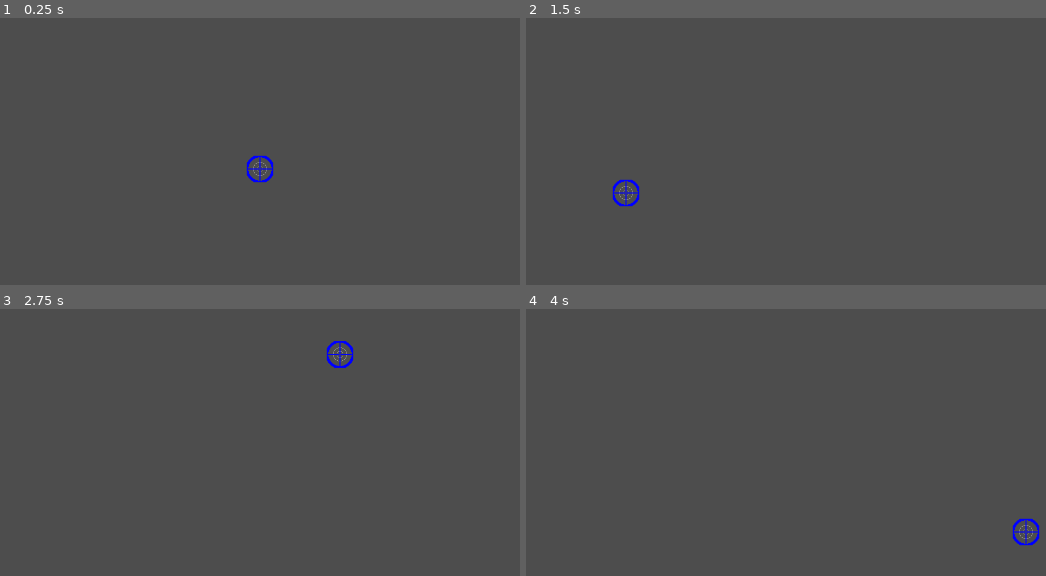
Above: before the commit, frames 1-4 (two rows, left to right).
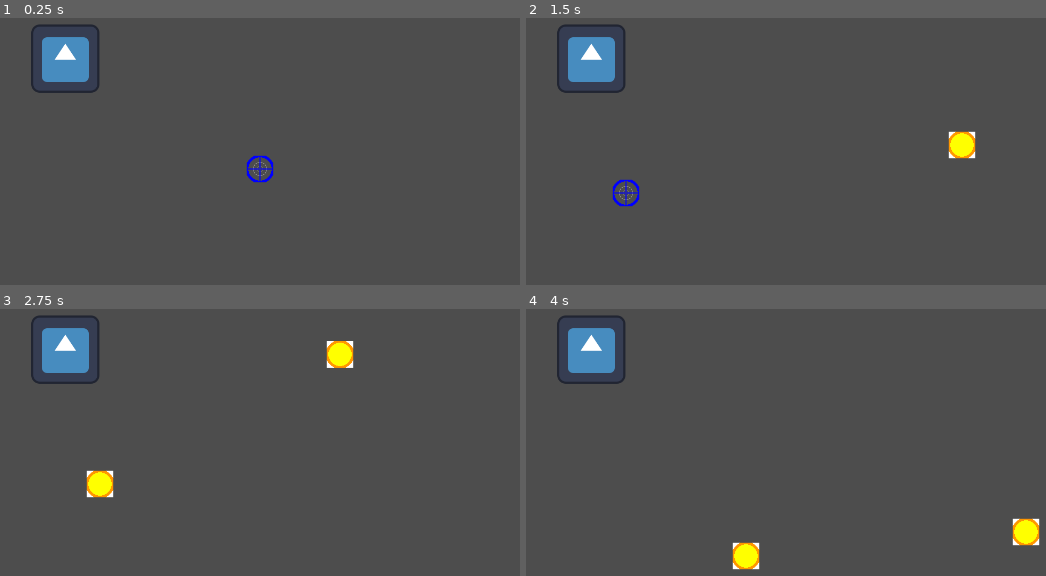
Above: after the commit, the same moments.

Repository: CISC204-S26/final-project-team-4
Game: Godot game, scene res://Scenes/test.tscn
The game is run twice, just before and just after one commit, with the same random seed, the same clock (stepped at 60 frames per second) and the same inputs. This scene is started directly instead of the project's main scene. The engine's default icon, where the game draws it, is replaced by a stand-in: a white triangle on a blue panel in a dark square.
Inputs (mouse positions are in pixels of both pictures, inside the frame that each line leads up to):
- Up to frame 1 (0.25 s): no input
- Up to frame 2 (1.5 s): tap Enter at 0.5 s; move the mouse to (962, 146) at 0.52 s; press the mouse at (962, 146) at 0.53 s; hold D (move_right) from 0.53 s (still down); tap Space (jump) at 0.77, 1.25 s; move the mouse to (624, 194) at 1.27 s; release the mouse at (624, 194) at 1.28 s; tap Shift (dash) at 1.35 s
- Up to frame 3 (2.75 s): tap Space (jump) at 1.52 s; click (98, 485) at 1.55 s; tap Enter at 2 s; move the mouse to (338, 354) at 2.02 s; release D (move_right) at 2.03 s; press the mouse at (338, 354) at 2.03 s; hold A (move_left) from 2.03 s (still down); tap E (interact) at 2.1 s
- Up to frame 4 (4 s): tap Space (jump) at 2.75, 3.02, 3.77 s; move the mouse to (744, 557) at 2.77 s; release A (move_left) at 2.78 s; release the mouse at (744, 557) at 2.78 s; hold D (move_right) from 2.78 s (still down); click (744, 557) at 2.85 s; tap Enter at 3.5 s; move the mouse to (1025, 533) at 3.52 s; press the mouse at (1025, 533) at 3.53 s; right-click (1025, 533) at 3.6 s

The runs differ from the first frame. In frame 1, 2.0% of the frame differs, in the area x 5-20%, y 2-29%; in frame 2, 2.6%; in frame 3, 3.1%; in frame 4, 3.1%, in the area x 5-99%, y 2-98%.

Commit message:
bullet
made bullets that kill people

Diff:
--- a/final_project_all_together_now/Scenes/bullet.tscn
+++ b/final_project_all_together_now/Scenes/bullet.tscn
@@ -18,6 +18,8 @@
 }]
 
 [node name="Bullet" type="Area2D" unique_id=298394698]
+collision_layer = 0
+collision_mask = 8
 script = ExtResource("1_oduel")
 
 [node name="CollisionShape2D" type="CollisionShape2D" parent="." unique_id=880878536]
@@ -26,3 +28,5 @@
 [node name="AnimatedSprite2D" type="AnimatedSprite2D" parent="." unique_id=985419023]
 sprite_frames = SubResource("SpriteFrames_oduel")
 animation = &"Normal"
+
+[connection signal="area_entered" from="." to="." method="_on_area_entered"]
--- /dev/null
+++ b/final_project_all_together_now/Scenes/machine.tscn
@@ -0,0 +1,17 @@
+[gd_scene format=3 uid="uid://l2ktc27opac6"]
+
+[ext_resource type="Script" uid="uid://c48cngi0pys6h" path="res://Scripts/machine.gd" id="1_h612m"]
+[ext_resource type="Texture2D" uid="uid://bm6ljet3qrdys" path="res://Art/icon.svg" id="1_xuuum"]
+
+[sub_resource type="RectangleShape2D" id="RectangleShape2D_h612m"]
+size = Vector2(118, 105)
+
+[node name="Machine" type="Area2D" unique_id=792676402]
+script = ExtResource("1_h612m")
+
+[node name="CollisionShape2D" type="CollisionShape2D" parent="." unique_id=1020802857]
+position = Vector2(-1, 2.5)
+shape = SubResource("RectangleShape2D_h612m")
+
+[node name="Sprite2D" type="Sprite2D" parent="." unique_id=947565381]
+texture = ExtResource("1_xuuum")
--- a/final_project_all_together_now/Scenes/test.tscn
+++ b/final_project_all_together_now/Scenes/test.tscn
@@ -1,7 +1,12 @@
 [gd_scene format=3 uid="uid://bm1j76itox1ys"]
 
 [ext_resource type="PackedScene" uid="uid://b83wjesqf68vj" path="res://Scenes/mouse.tscn" id="1_lc1oi"]
+[ext_resource type="PackedScene" uid="uid://dvoeug3ul32lj" path="res://Scenes/test_enemy.tscn" id="2_8od7v"]
 
 [node name="Node2D" type="Node2D" unique_id=67599634]
 
 [node name="Mouse" parent="." unique_id=347734597 instance=ExtResource("1_lc1oi")]
+
+[node name="TestEnemy" parent="." unique_id=2086419235 instance=ExtResource("2_8od7v")]
+position = Vector2(385, 243)
+health = 100
--- /dev/null
+++ b/final_project_all_together_now/Scenes/test_enemy.tscn
@@ -0,0 +1,18 @@
+[gd_scene format=3 uid="uid://dvoeug3ul32lj"]
+
+[ext_resource type="Script" uid="uid://bo0jj8hbv6ygn" path="res://Scripts/test_enemy.gd" id="1_r1vdb"]
+[ext_resource type="Texture2D" uid="uid://bm6ljet3qrdys" path="res://Art/icon.svg" id="2_bs22l"]
+
+[sub_resource type="RectangleShape2D" id="RectangleShape2D_bs22l"]
+size = Vector2(125, 125)
+
+[node name="TestEnemy" type="Area2D" unique_id=216584471]
+collision_layer = 8
+collision_mask = 8
+script = ExtResource("1_r1vdb")
+
+[node name="CollisionShape2D" type="CollisionShape2D" parent="." unique_id=2046468914]
+shape = SubResource("RectangleShape2D_bs22l")
+
+[node name="Sprite2D" type="Sprite2D" parent="." unique_id=219629823]
+texture = ExtResource("2_bs22l")
--- /dev/null
+++ b/final_project_all_together_now/Scenes/toggle_block.tscn
@@ -0,0 +1,15 @@
+[gd_scene format=3 uid="uid://e2e7dtq8rsnv"]
+
+[ext_resource type="Texture2D" uid="uid://bm6ljet3qrdys" path="res://Art/icon.svg" id="1_d65uc"]
+[ext_resource type="Script" uid="uid://bjueqpu5q0cnf" path="res://Scripts/toggle_block.gd" id="1_ucetr"]
+
+[sub_resource type="RectangleShape2D" id="RectangleShape2D_ucetr"]
+
+[node name="ToggleBlock" type="Area2D" unique_id=1078913243]
+script = ExtResource("1_ucetr")
+
+[node name="CollisionShape2D" type="CollisionShape2D" parent="." unique_id=237675122]
+shape = SubResource("RectangleShape2D_ucetr")
+
+[node name="Sprite2D" type="Sprite2D" parent="." unique_id=1338283387]
+texture = ExtResource("1_d65uc")
--- a/final_project_all_together_now/Scripts/bullet.gd
+++ b/final_project_all_together_now/Scripts/bullet.gd
@@ -1,12 +1,22 @@
 extends Area2D
 
 var life_time = 100
+@export var power = 25
+@export var direction = Vector2(0, 0)
 
 # Called when the node enters the scene tree for the first time.
 func _ready() -> void:
-	pass # Replace with function body.
+	position = get_global_mouse_position()
 
 
 # Called every frame. 'delta' is the elapsed time since the previous frame.
 func _process(delta: float) -> void:
+	position = position + direction
 	life_time = life_time - 1
+	if life_time < 1:
+		queue_free()
+
+
+func _on_area_entered(enemy: Area2D) -> void:
+	enemy.damage(power)
+	queue_free()
--- /dev/null
+++ b/final_project_all_together_now/Scripts/machine.gd
@@ -0,0 +1,12 @@
+extends Area2D
+
+signal toggle
+
+# Called when the node enters the scene tree for the first time.
+func _ready() -> void:
+	pass # Replace with function body.
+
+
+# Called every frame. 'delta' is the elapsed time since the previous frame.
+func _process(delta: float) -> void:
+	pass
--- a/final_project_all_together_now/Scripts/mouse.gd
+++ b/final_project_all_together_now/Scripts/mouse.gd
@@ -3,6 +3,12 @@
 var current_mode = 1
 var mode_2_unlock = false
 var mode_3_unlock = false
+var ability11_cooldown = 0
+var ability12_cooldown = 0
+var ability22_cooldown = 0
+var ability23_cooldown = 0
+
+var bullet = preload("res://Scenes/bullet.tscn")
 
 # Called when the node enters the scene tree for the first time.
 func _ready() -> void:
@@ -20,6 +26,8 @@
 		ability1()
 	if Input.is_action_just_pressed("right_click"):
 		ability2()
+	if ability11_cooldown > 0:
+		ability11_cooldown = ability11_cooldown - 1
 
 
 func follow_mouse():
@@ -48,7 +56,9 @@
 
 func ability1():
 	if current_mode == 1:
-		pass
+		if ability11_cooldown < 1:
+			get_tree().root.add_child(bullet.instantiate())
+			ability11_cooldown = 25
 	if current_mode == 2:
 		pass
 	if current_mode == 3:
--- /dev/null
+++ b/final_project_all_together_now/Scripts/test_enemy.gd
@@ -0,0 +1,17 @@
+extends Node2D
+
+@export var health = 1
+
+# Called when the node enters the scene tree for the first time.
+func _ready() -> void:
+	pass # Replace with function body.
+
+
+# Called every frame. 'delta' is the elapsed time since the previous frame.
+func _process(delta: float) -> void:
+	if health < 1:
+		queue_free()
+
+
+func damage(power):
+	health = health - 25
--- /dev/null
+++ b/final_project_all_together_now/Scripts/toggle_block.gd
@@ -0,0 +1,11 @@
+extends Area2D
+
+
+# Called when the node enters the scene tree for the first time.
+func _ready() -> void:
+	pass # Replace with function body.
+
+
+# Called every frame. 'delta' is the elapsed time since the previous frame.
+func _process(delta: float) -> void:
+	pass
Not shown, added: final_project_all_together_now/Scripts/machine.gd.uid
Not shown, added: final_project_all_together_now/Scripts/test_enemy.gd.uid
Not shown, added: final_project_all_together_now/Scripts/toggle_block.gd.uid
